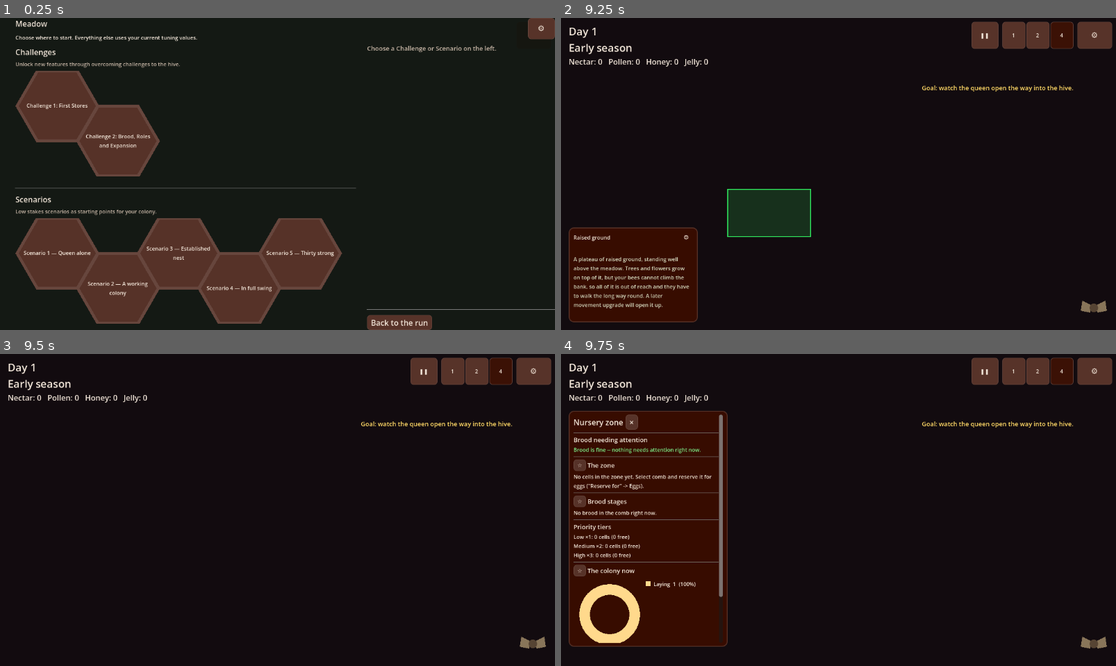
Above: before the commit, frames 1-4 (two rows, left to right).
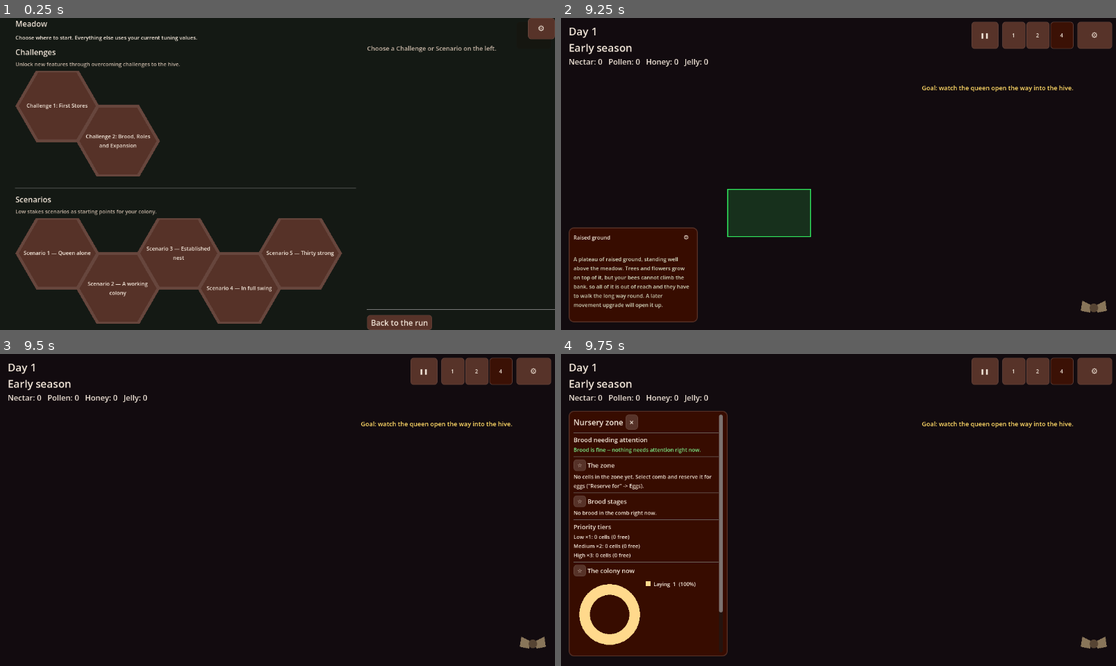
Above: after the commit, the same moments.

Repository: wonderburg7/meadow
Game: Godot game, scene res://scenes/Main.tscn
Same seed, same stepped clock (60 frames per second), same inputs: the game is played once before the commit and once after it.
Inputs (mouse positions are in pixels of both pictures, inside the frame that each line leads up to):
- Up to frame 1 (0.25 s): no input
- Up to frame 2 (9.25 s): click (616, 105) at 0.52 s; click "Start" at 1.25 s; click "⚙" at 2 s; click "Restart Run" at 2.75 s; click "❚❚" at 3.5 s; click "1" at 4.25 s; click "2" at 5 s; click "4" at 5.75 s; click (1093, 308) at 6.5 s; click "Dismiss" at 7.25 s; tap Enter at 8 s; move the mouse to (960, 158) at 8.02 s; hold Right 8.03-8.75 s; tap Tab at 8.1 s; click (960, 158) at 8.17 s; tap Space at 8.27, 8.57 s; drag from (727, 189) to (810, 236) at 8.77 s
- Up to frame 3 (9.5 s): no input
- Up to frame 4 (9.75 s): move the mouse to (894, 441) at 9.52 s; hold Right from 9.53 s (still down); tap N at 9.6 s

Frames 1-3 are identical in both runs. In frame 4, 1.0% of the frame differs, in the area x 1-31%, y 77-97%.

Commit message:
LAY-3: stop subtracting panel chrome twice, regrow left windows on section toggle
left_window_max_height() returned an outer rectangle height but also
subtracted panel_chrome().y, which ui_panel_layout.gd::apply() already
subtracts when it derives the scroll budget -- the extra 20px on top of
the 16px gap Dave measured. Colony and Foraging's section headers now
call_deferred("_apply_left_window_rect") after toggling, so the window
follows its content on the next layout pass instead of staying fixed.

Re-files C-19. LAY-4 leads the Claude lane now.

Co-Authored-By: Claude Sonnet 5 <noreply@anthropic.com>

Diff:
--- a/scripts/colony_panel.gd
+++ b/scripts/colony_panel.gd
@@ -193,6 +193,7 @@
 		section_open[title] = not section_open[title]
 		body.visible = section_open[title]
 		header.text = "%s  %s" % ["▾" if body.visible else "▸", title]
+		call_deferred("_apply_left_window_rect")
 	)
 	section_headers[title] = header
 	section_bodies[title] = body
--- a/scripts/foraging_panel.gd
+++ b/scripts/foraging_panel.gd
@@ -108,6 +108,7 @@
 	header.pressed.connect(func():
 		body.visible = not body.visible
 		header.text = "%s  %s" % ["▾" if body.visible else "▸", title]
+		call_deferred("_apply_left_window_rect")
 	)
 	return body
 
--- a/scripts/ui_layout.gd
+++ b/scripts/ui_layout.gd
@@ -41,13 +41,15 @@
 ## `bottom_row_top` is hud.selection_panel_top(): 0 when nothing is
 ## selected, otherwise the y the summary panel starts at. A left-side
 ## window shortens to clear it rather than covering it (Dave, 8 Sep 2026).
+## Returns the window's outer height; ui_panel_layout.gd::apply() subtracts
+## the chrome itself when it turns this into the scroll's budget.
 static func left_window_max_height(
 	viewport_height: float, top: float, bottom_row_top: float = 0.0
 ) -> float:
 	var floor_y: float = viewport_height
 	if bottom_row_top > 0.0:
 		floor_y = bottom_row_top
-	return maxf(120.0, floor_y - top - SELECTION_TRAY_GAP - panel_chrome().y)
+	return maxf(120.0, floor_y - top - SELECTION_TRAY_GAP)
 
 ## The tallest the bottom-row command tray may be: everything between the
 ## top of the screen and its own bottom margin, less the shared clearance.
Not shown, changed: NEXTSTEPS.md
Not shown, added: plans/archive/LAY-3_2026-09-09.md
Not shown, changed: plans/now/panel-layout.md
